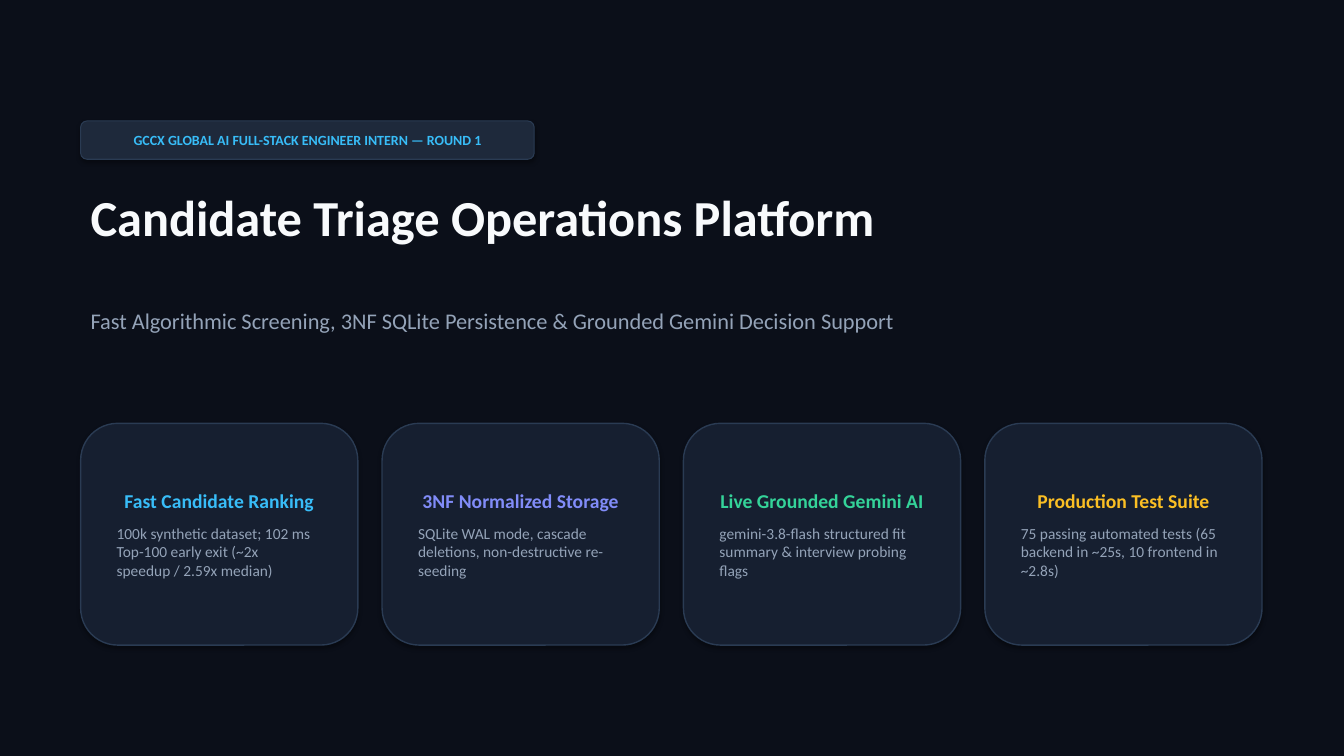
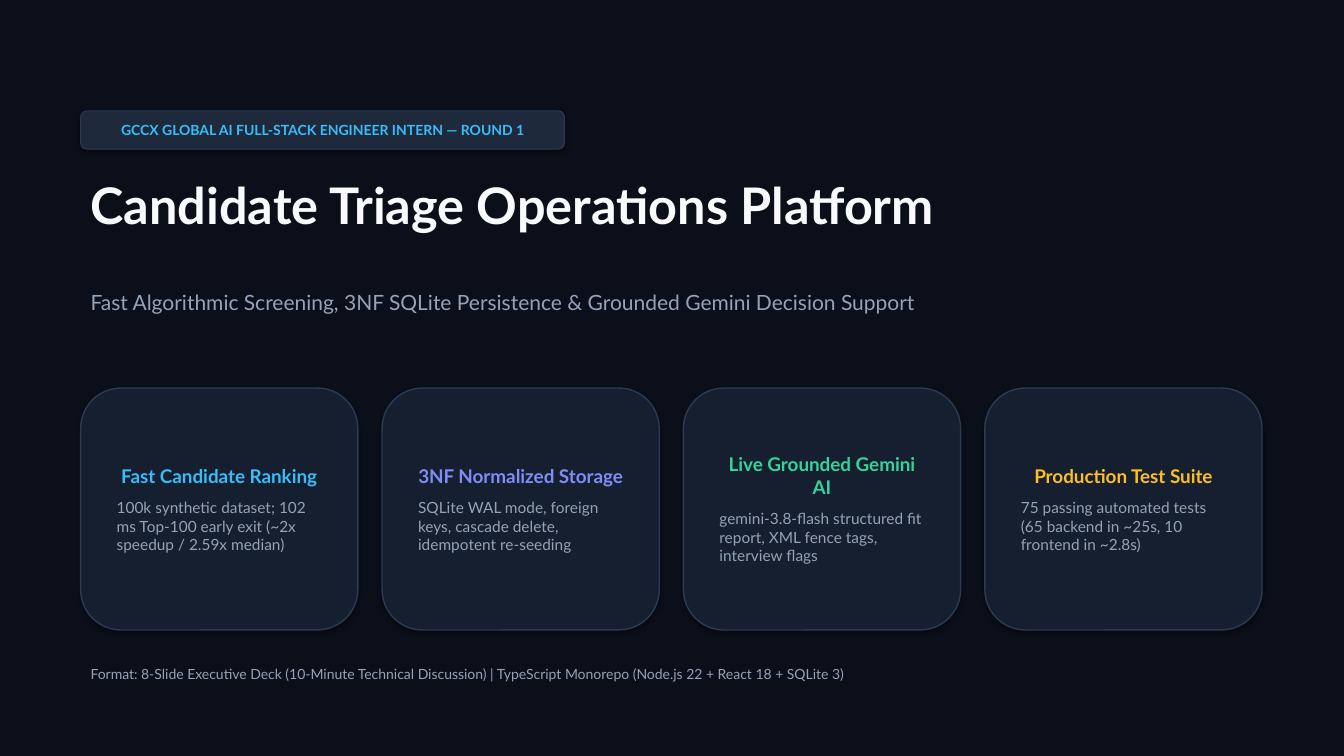
Before and after one commit to Gowtham20065/gccx-candidate-triage, a slide deck: slide 1 of docs/gccx-candidate-triage-presentation.pptx. Drawn at 1344x756 pixels with LibreOffice and Linux fonts; fonts in the diff are those of the drawing. Boxes give left, top, right and bottom in pixels: in the first picture for what was removed or moved away, otherwise in the second. Text is boxed around its words. In the diff, an @@ line names an element or a change of style, - is before the commit and + after.

Commit message:
fix(docs): format and structure PowerPoint presentation geometry and typography

```diff
--- a/docs/gccx-candidate-triage-presentation.pptx
+++ b/docs/gccx-candidate-triage-presentation.pptx
@@ rounded rectangle "GCCX GLOBAL AI FULL-STACK ENGINEER ..." at [81, 111, 565, 149]: font Calibri to Lato @@
@@ rounded rectangle "GCCX GLOBAL AI FULL-STACK ENGINEER ...": place and size @@
-rounded rectangle "GCCX GLOBAL AI FULL-STACK ENGINEER ..." at [81, 121, 534, 159]
+rounded rectangle "GCCX GLOBAL AI FULL-STACK ENGINEER ..." at [81, 111, 565, 149]
@@ text "Candidate Triage Operations Platform": place and size @@
-text "Candidate Triage Operations Platform" at [91, 200, 875, 245]
+text "Candidate Triage Operations Platform" at [91, 186, 933, 233]
@@ text "Candidate Triage Operations Platform" at [91, 186, 933, 233]: font Calibri to Lato @@
@@ text "Fast Algorithmic Screening, 3NF SQLite ...": place and size @@
-text "Fast Algorithmic Screening, 3NF SQLite ..." at [91, 313, 893, 333]
+text "Fast Algorithmic Screening, 3NF SQLite ..." at [91, 294, 914, 314]
@@ text "Fast Algorithmic Screening, 3NF SQLite ..." at [91, 294, 914, 314]: size 16 to 15 pt, font Calibri to Lato @@
@@ rounded rectangle "Fast Candidate Ranking": place and size @@
-rounded rectangle "Fast Candidate Ranking" at [81, 423, 358, 645]
+rounded rectangle "Fast Candidate Ranking" at [81, 388, 358, 630]
@@ rounded rectangle "Fast Candidate Ranking" at [81, 388, 358, 630]: size 14 to 13.5 pt in "Fast Candidate Ranking"; font Calibri to Lato @@
@@ rounded rectangle "3NF Normalized Storage": place and size @@
-rounded rectangle "3NF Normalized Storage" at [382, 423, 659, 645]
+rounded rectangle "3NF Normalized Storage" at [382, 388, 659, 630]
@@ rounded rectangle "Live Grounded Gemini AI": place and size @@
-rounded rectangle "Live Grounded Gemini AI" at [684, 423, 961, 645]
+rounded rectangle "Live Grounded Gemini AI" at [684, 388, 961, 630]
@@ rounded rectangle "Production Test Suite": place and size @@
-rounded rectangle "Production Test Suite" at [985, 423, 1262, 645]
+rounded rectangle "Production Test Suite" at [985, 388, 1262, 630]
@@ rounded rectangle "Production Test Suite" at [985, 388, 1262, 630]: size 14 to 13.5 pt in "Production Test Suite"; font Calibri to Lato @@
@@ text in rounded rectangle at [418, 469, 623, 487]: size 14 to 13.5 pt, font Calibri to Lato in "3NF Normalized Storage" @@
@@ text in rounded rectangle at [729, 457, 916, 494]: size 14 to 13.5 pt, font Calibri to Lato in "Live Grounded Gemini AI" @@
@@ text in rounded rectangle at [418, 502, 599, 553]: text changed; font Calibri to Lato @@
-SQLite WAL mode, cascade deletions, non-destructive re-seeding
+SQLite WAL mode, foreign keys, cascade delete, idempotent re-seeding
@@ text in rounded rectangle at [719, 512, 921, 564]: text changed; font Calibri to Lato @@
-gemini-3.8-flash structured fit summary & interview probing flags
+gemini-3.8-flash structured fit report, XML fence tags, interview flags
@@ text added at [91, 668, 844, 682], 10 pt, text #94A3B8 @@
+Format: 8-Slide Executive Deck (10-Minute Technical Discussion) | TypeScript Monorepo (Node.js 22 + React 18 + SQLite 3)
```
Also in this commit, not shown: 7 other slides changed, 1 other file.
